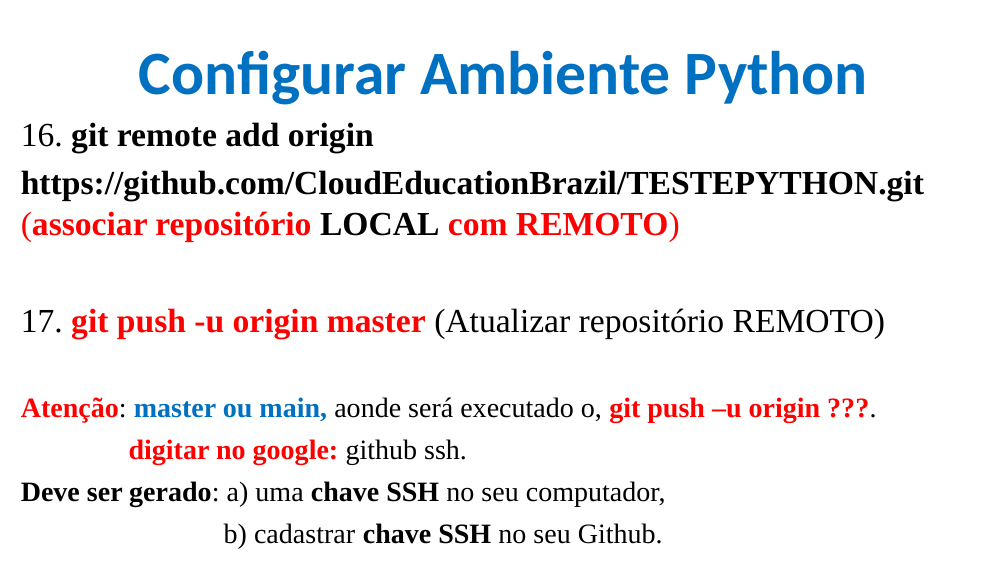
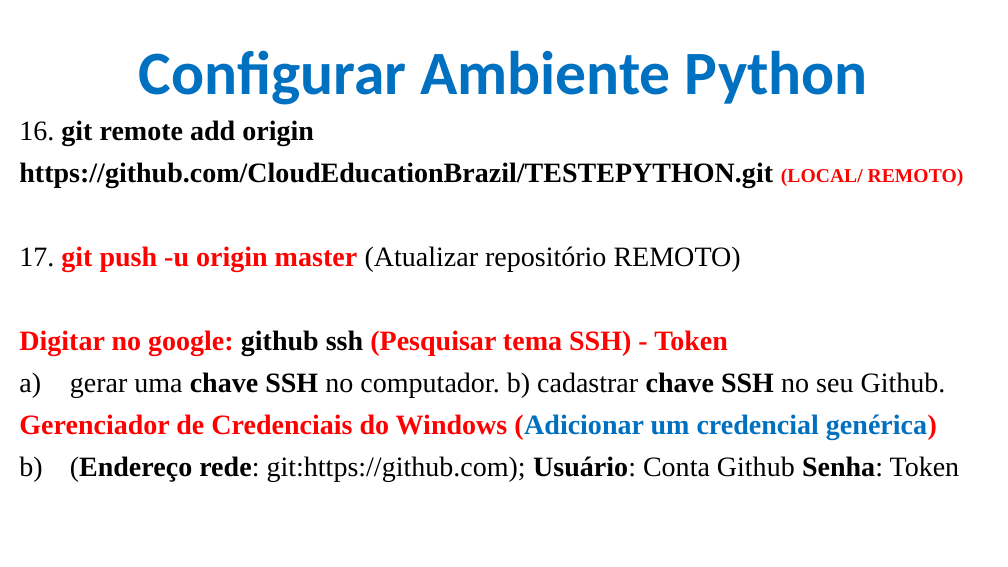
Before and after one commit to CloudEducationBrazil/WydenPythonParadigmas, a slide deck: slide 17 of 01 Classes/Aula 01 02 03 Programação Python.pptx. Drawn at 1008x567 pixels with LibreOffice and Linux fonts; fonts in the diff are those of the drawing; background and template pictures are left out. Boxes give left, top, right and bottom in pixels: in the first picture for what was removed or moved away, otherwise in the second. Text is boxed around its words. In the diff, an @@ line names an element or a change of style, - is before the commit and + after.

Commit message:
Slide Aula com Token

```diff
--- a/01 Classes/Aula 01 02 03 Programação Python.pptx
+++ b/01 Classes/Aula 01 02 03 Programação Python.pptx
@@ text at [19, 120, 741, 272]: size 24 to 20 pt in "16. git remote add origin", "17. git push -u origin master (Atualizar ..." @@
@@ text at [19, 162, 964, 188]: text changed; size 24 to 20 pt @@
-https://github.com/CloudEducationBrazil/TESTEPYTHON.git (associar repositório LOCAL com REMOTO)
+https://github.com/CloudEducationBrazil/TESTEPYTHON.git (LOCAL/ REMOTO)
@@ text at [19, 330, 960, 482]: text changed @@
-Atenção: master ou main, aonde será executado o, git push –u origin ???.
-digitar no google: github ssh.
-Deve ser gerado: a) uma chave SSH no seu computador,
-b) cadastrar chave SSH no seu Github.
+Digitar no google: github ssh (Pesquisar tema SSH) - Token
+a) gerar uma chave SSH no computador. b) cadastrar chave SSH no seu Github.
+Gerenciador de Credenciais do Windows (Adicionar um credencial genérica)
+a) (Endereço rede: git:https://github.com); Usuário: Conta Github Senha: Token
```
Also in this commit, not shown: 1 other slide changed.
